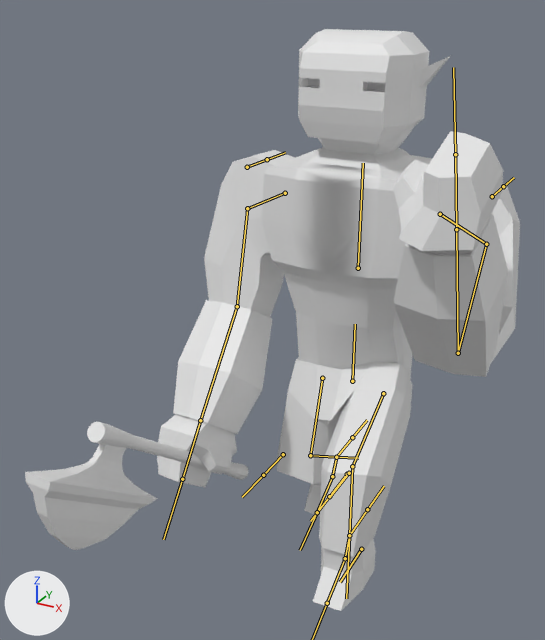
Renders of the FBX model _blend/Characters/Orcs/Basic/orc_basic.fbx from each side of a commit.
Both versions are drawn from a 50 mm camera at (8.15, -20.21, 17.29) aimed at (-0.84, -3.86, 9.11). Lighting does not change. The marker at lower left points along +X, +Y and +Z. Both versions are drawn at frame 1 of the action 'Armature|Attack'; the numbers are the values there. The bones that bend it are drawn over the model as lines.
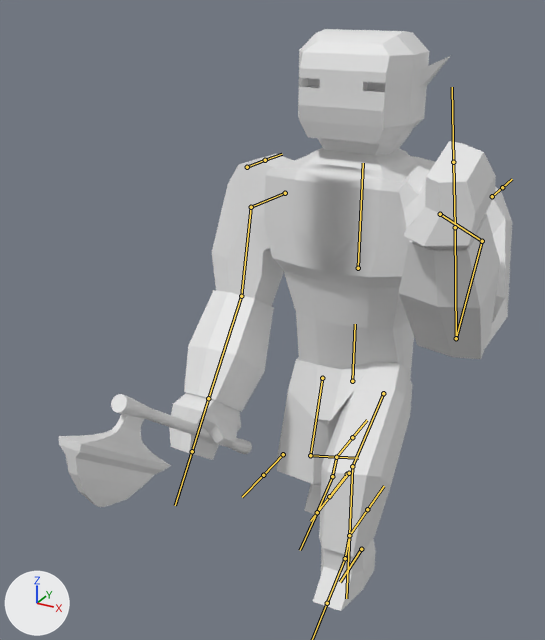
Patch to the scene script:
```diff
--- a/_blend/Characters/Orcs/Basic/orc_basic.fbx.py
+++ b/_blend/Characters/Orcs/Basic/orc_basic.fbx.py
@@ bone_shoulder_l @@
 bone_shoulder_l = bpy.data.objects['Armature'].pose.bones['Shoulder.L']  # child of 'Chest'
-bone_shoulder_l.scale = (1.0, 1.0, 1.0)
+bone_shoulder_l.scale = (0.9, 0.9, 0.9)
@@ bone_shoulder_r @@
 bone_shoulder_r = bpy.data.objects['Armature'].pose.bones['Shoulder.R']  # child of 'Chest'
-bone_shoulder_r.scale = (1.0, 1.0, 1.0)
+bone_shoulder_r.scale = (0.9, 0.9, 0.9)
```

Pixel boxes (x1, y1, x2, y2) of what changed, in the pictures (545 x 640 px):
'Cube', posed (8% narrower): before (25, 29, 520, 611); after (59, 29, 512, 611)
bone 'Shoulder.L', root to tip: before (440, 214) to (486, 244); after (440, 214) to (482, 241)
bone 'Shoulder.R', root to tip: before (285, 193) to (247, 208); after (285, 193) to (251, 207)
